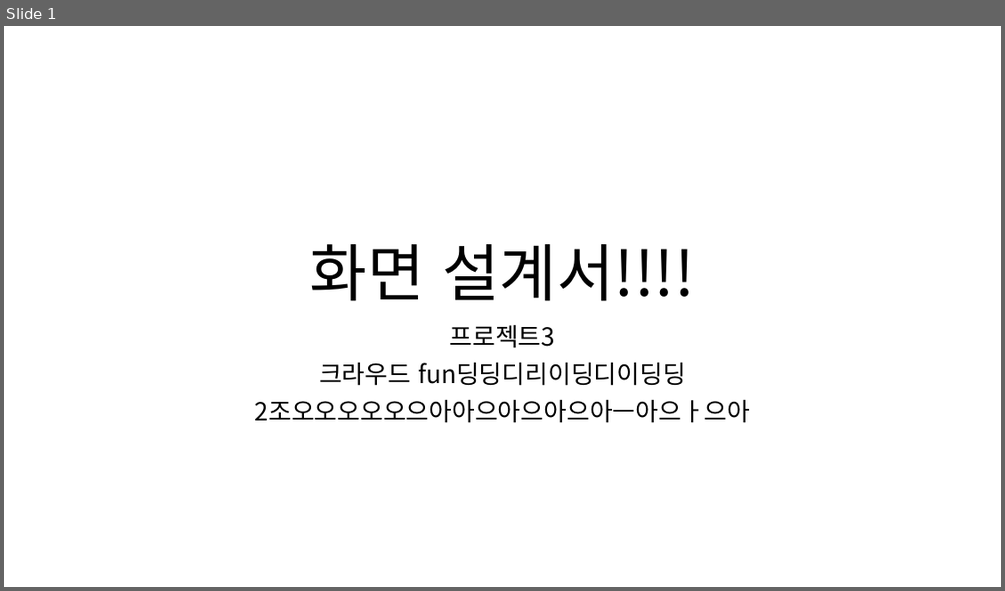
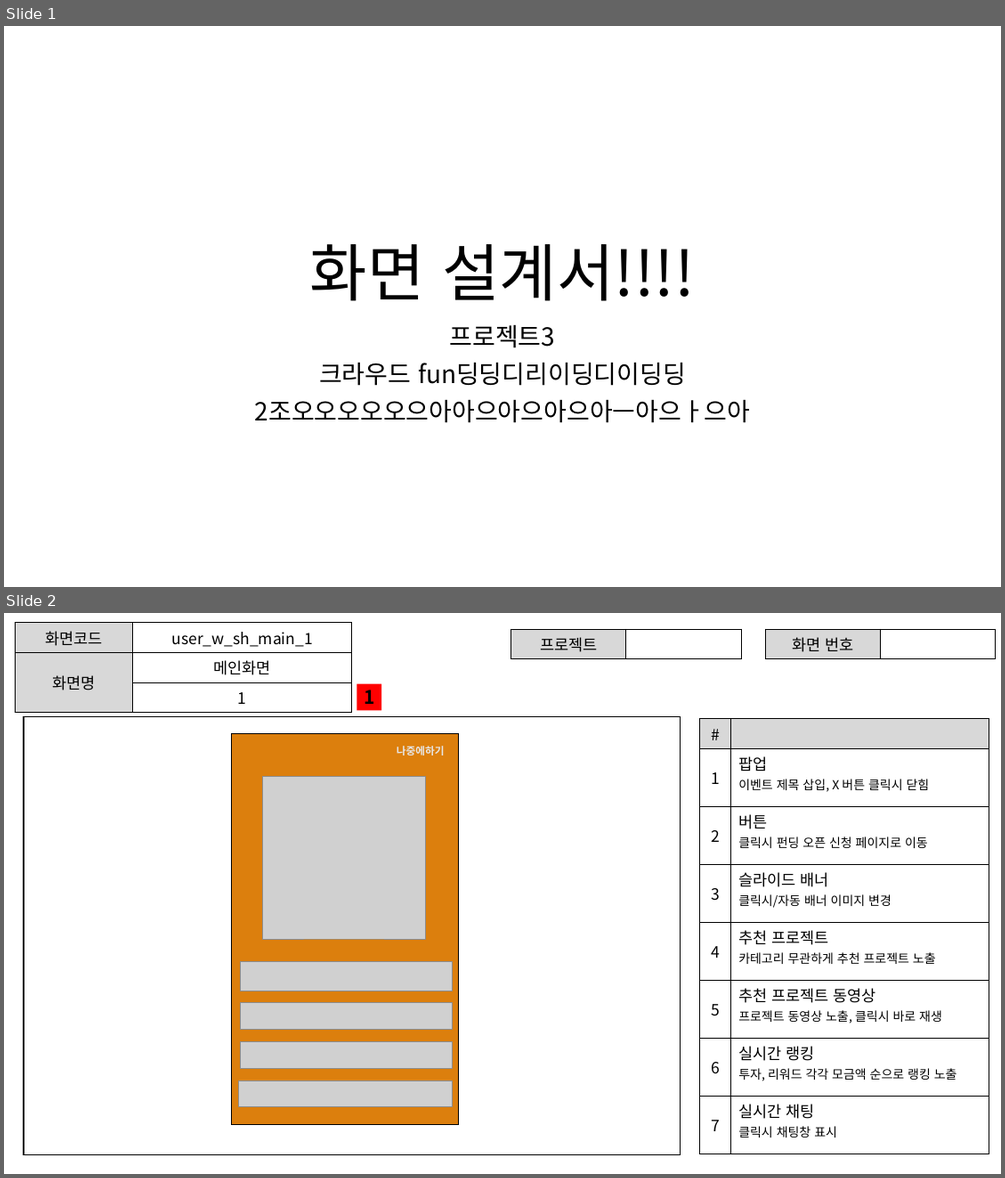
Before and after one commit to ezenteam2/EzenCrowdFunding, a slide deck: project03 화면설계서/project03 - 화면 설계서 - 서희.pptx. Shown one above the other, each under a label of ours: slide 1 before the commit, slides 1 and 2 after it. The pictures are 1005x591 and 1005x1178 pixels, drawn with LibreOffice and Linux fonts; fonts in the diff are those of the drawing; grey boxes stand for pictures. Boxes give left, top, right and bottom in pixels: in the first picture for what was removed or moved away, otherwise in the second. Text is boxed around its words. In the diff, an @@ line names an element or a change of style, - is before the commit and + after.

```diff
--- a/project03 화면설계서/project03 - 화면 설계서 - 서희.pptx
+++ b/project03 화면설계서/project03 - 화면 설계서 - 서희.pptx
@@ slide 2 added at (4,613,1001,1174), background #FFFFFF @@
@@ table added at (15,623,352,707), 3 rows, 2 columns @@
+화면코드 | user_w_sh_main_1
+화면명 | 메인화면
+ | 1
@@ table added at (511,629,741,656), 1 rows, 2 columns @@
+프로젝트 | 
@@ table added at (765,629,995,656), 1 rows, 2 columns @@
+화면 번호 | 
@@ rectangle added at (357,684,381,710), fill #FF0000, 18 pt, text #000000, bold @@
+1
@@ rectangle added at (24,717,680,1154), fill #FFFFFF, outline #000000 1 pt @@
@@ table added at (700,718,989,1153), 8 rows, 2 columns @@
+# | 
+1 | 팝업 / 이벤트 제목 삽입, X 버튼 클릭시 닫힘
+2 | 버튼 / 클릭시 펀딩 오픈 신청 페이지로 이동
+3 | 슬라이드 배너 / 클릭시/자동 배너 이미지 변경
+4 | 추천 프로젝트 / 카테고리 무관하게 추천 프로젝트 노출
+5 | 추천 프로젝트 동영상 / 프로젝트 동영상 노출, 클릭시 바로 재생
+6 | 실시간 랭킹 / 투자, 리워드 각각 모금액 순으로 랭킹 노출
+7 | 실시간 채팅 / 클릭시 채팅창 표시
@@ rectangle added at (232,733,460,1125), fill #DC7F0D, outline #000000 1 pt @@
@@ text added at (396,746,445,755), 10 pt, text #E7E6E6, bold @@
+나중에하기
@@ picture added at (263,776,425,938) @@
@@ group added at (239,962,452,1107): 4 pictures @@
```
Also in this commit, not shown: 3 slides changed, 7 other slides added, 1 slide removed, 1 other file.
